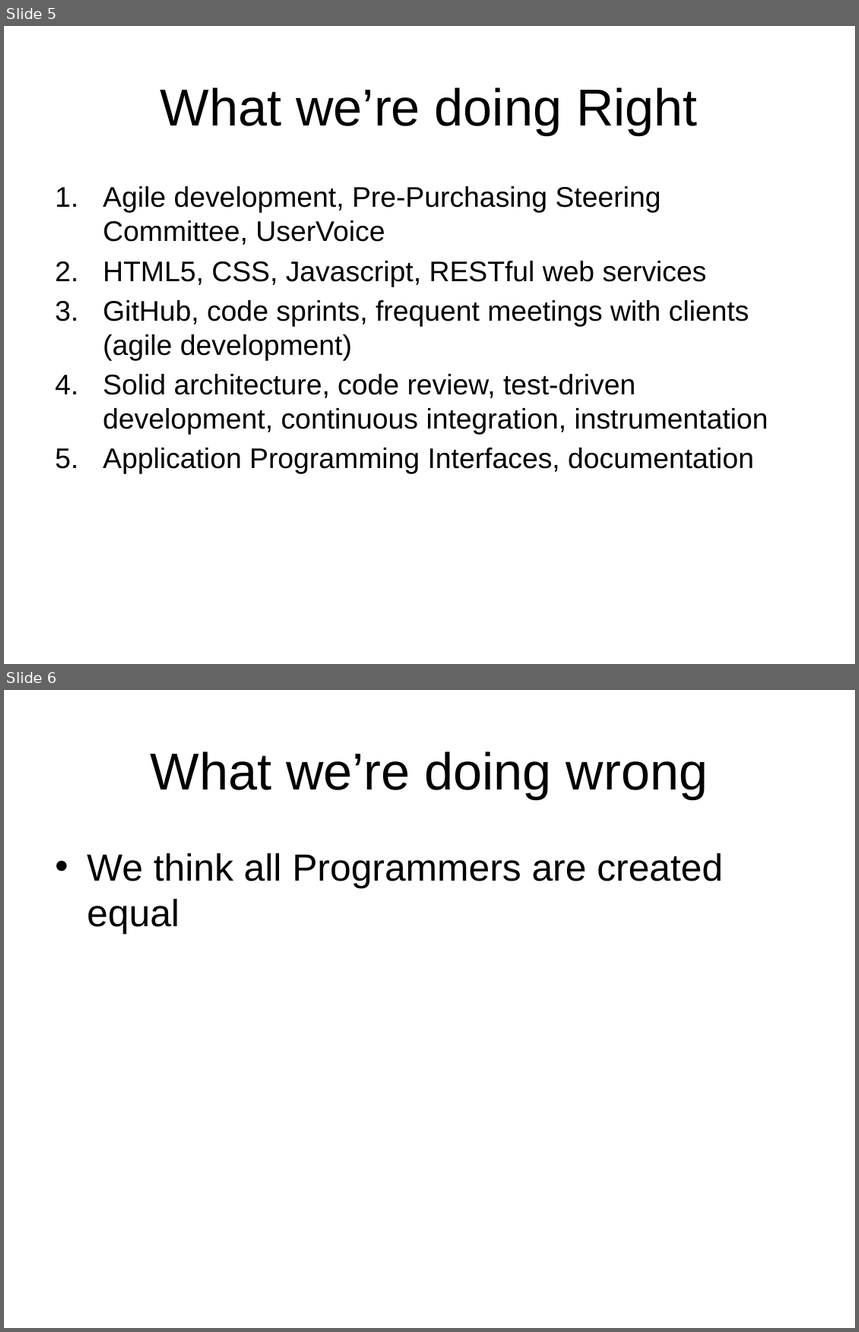
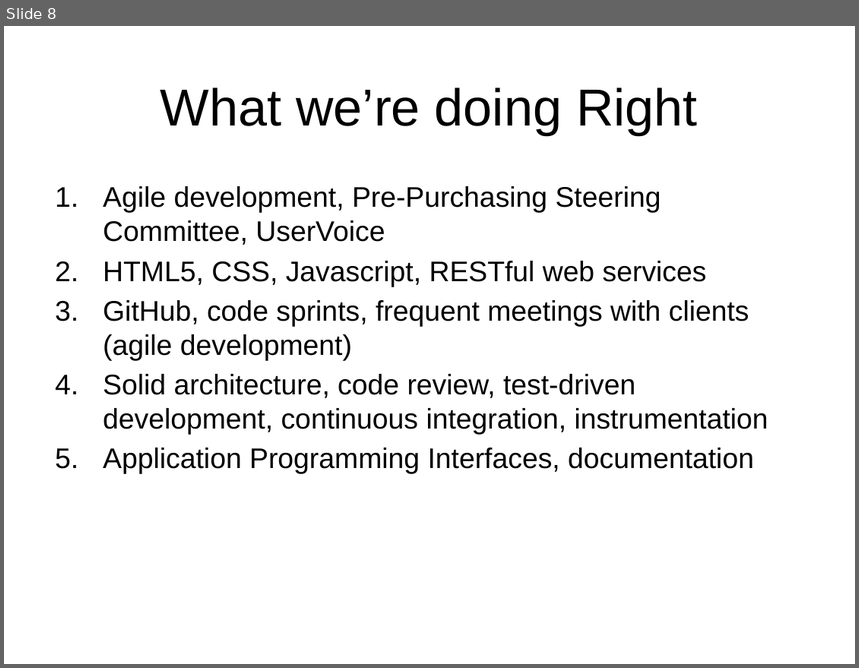
Before and after one commit to acgetchell/Presentations, a slide deck: OnlinePrePurchasing.pptx. Shown one above the other, each under a label of ours: slides 5 and 6 before the commit, slide 8 after it. The pictures are 859x1332 and 859x668 pixels, drawn with LibreOffice and Linux fonts; fonts in the diff are those of the drawing; background and template pictures are left out. Boxes give left, top, right and bottom in pixels: in the first picture for what was removed or moved away, otherwise in the second. Text is boxed around its words. In the diff, an @@ line names an element or a change of style, - is before the commit and + after.

```diff
--- a/OnlinePrePurchasing.pptx
+++ b/OnlinePrePurchasing.pptx
@@ slide 6 removed at [4, 690, 855, 1328], background picture (left out) @@
@@ title removed at [151, 752, 708, 799] @@
-What we’re doing wrong
@@ text removed at [87, 853, 723, 934] @@
-• We think all Programmers are created equal
@@ what was slide 5 is now slide 8 @@
```
Also in this commit, not shown: 3 slides changed, 3 slides added, 5 other slides removed, 1 other file.
